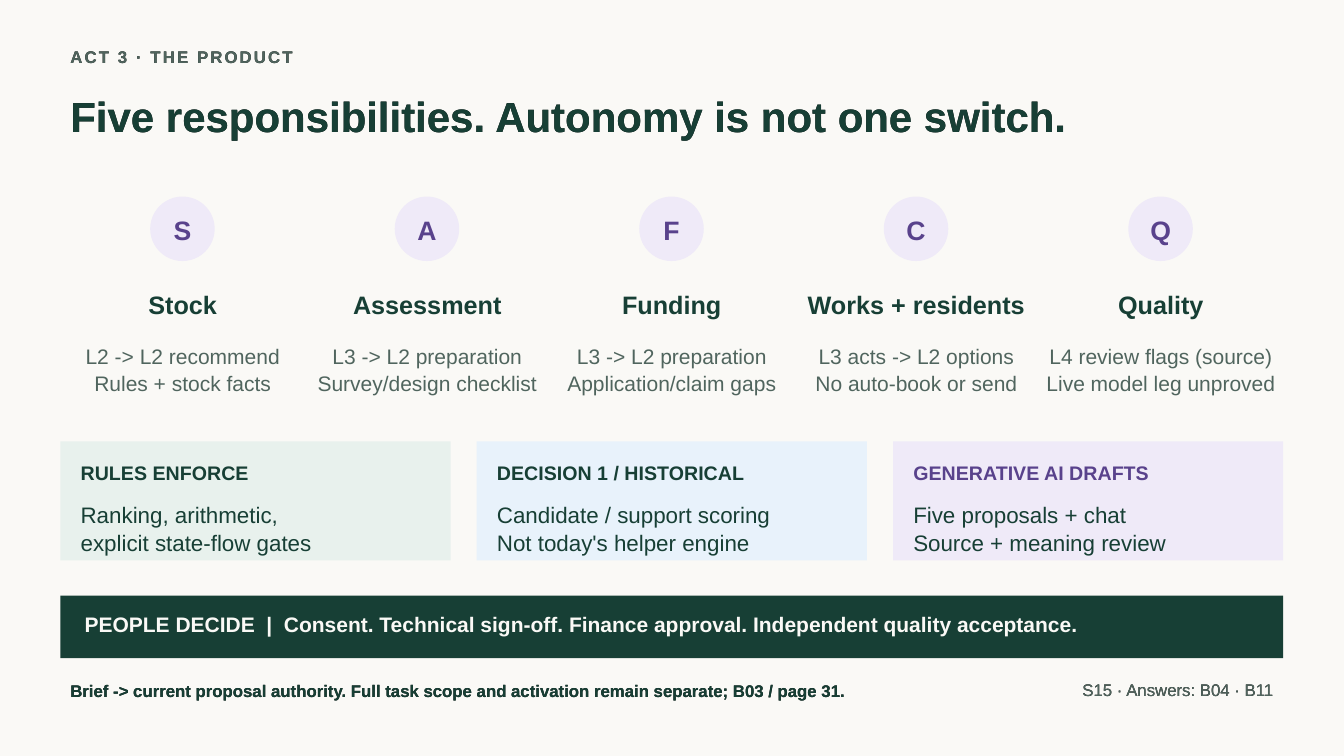
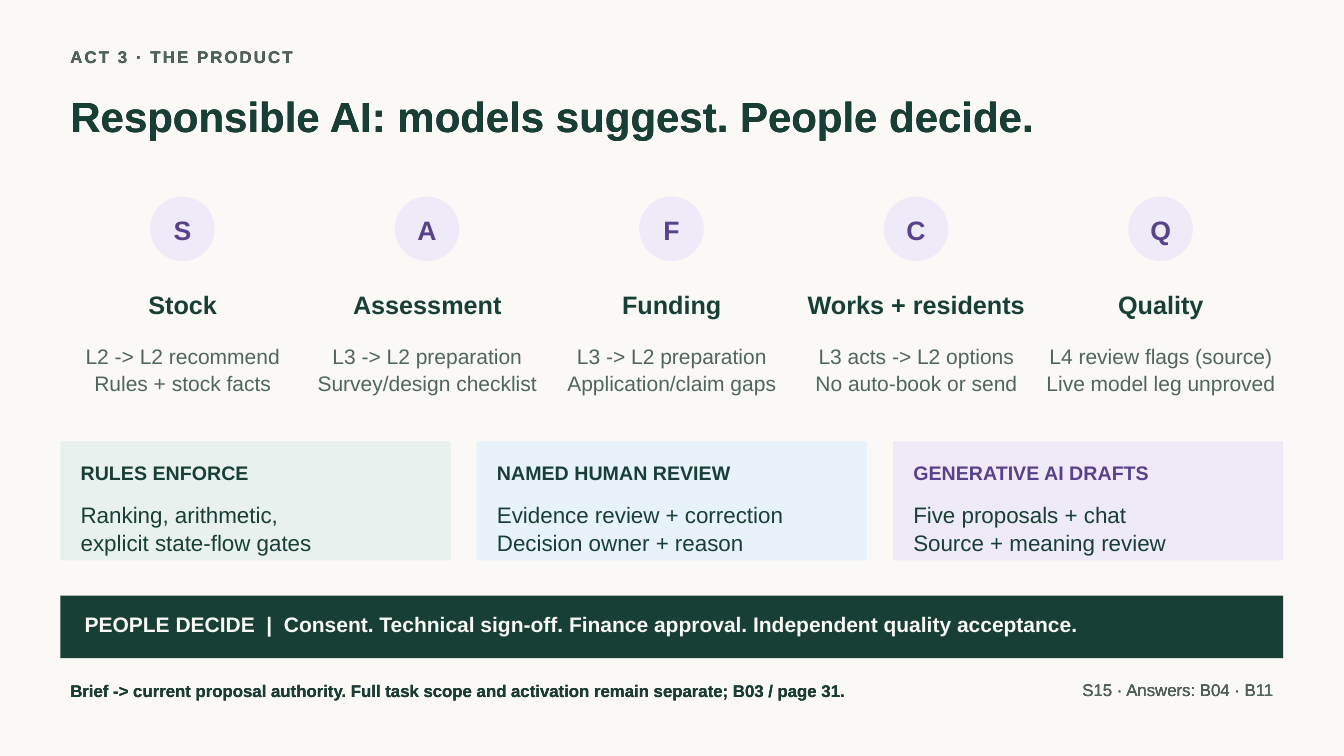
Before and after one commit to jmservera/ama, a slide deck: slide 17 of docs/capstone/deck/zava-forward-cowork-v2-draft.pptx. Drawn at 1344x756 pixels with LibreOffice and Linux fonts; fonts in the diff are those of the drawing. Boxes give left, top, right and bottom in pixels: in the first picture for what was removed or moved away, otherwise in the second. Text is boxed around its words. In the diff, an @@ line names an element or a change of style, - is before the commit and + after.

```diff
--- a/docs/capstone/deck/zava-forward-cowork-v2-draft.pptx
+++ b/docs/capstone/deck/zava-forward-cowork-v2-draft.pptx
@@ text at (70,101,1034,141): text changed @@
-Five responsibilities. Autonomy is not one switch.
+Responsible AI: models suggest. People decide.
@@ text at (497,466,730,480): text changed @@
-DECISION 1 / HISTORICAL
+NAMED HUMAN REVIEW
@@ text at (497,506,783,552): text changed @@
-Candidate / support scoring
-Not today's helper engine
+Evidence review + correction
+Decision owner + reason
```
Also in this commit, not shown: 4 other slides changed, 16 other files.
